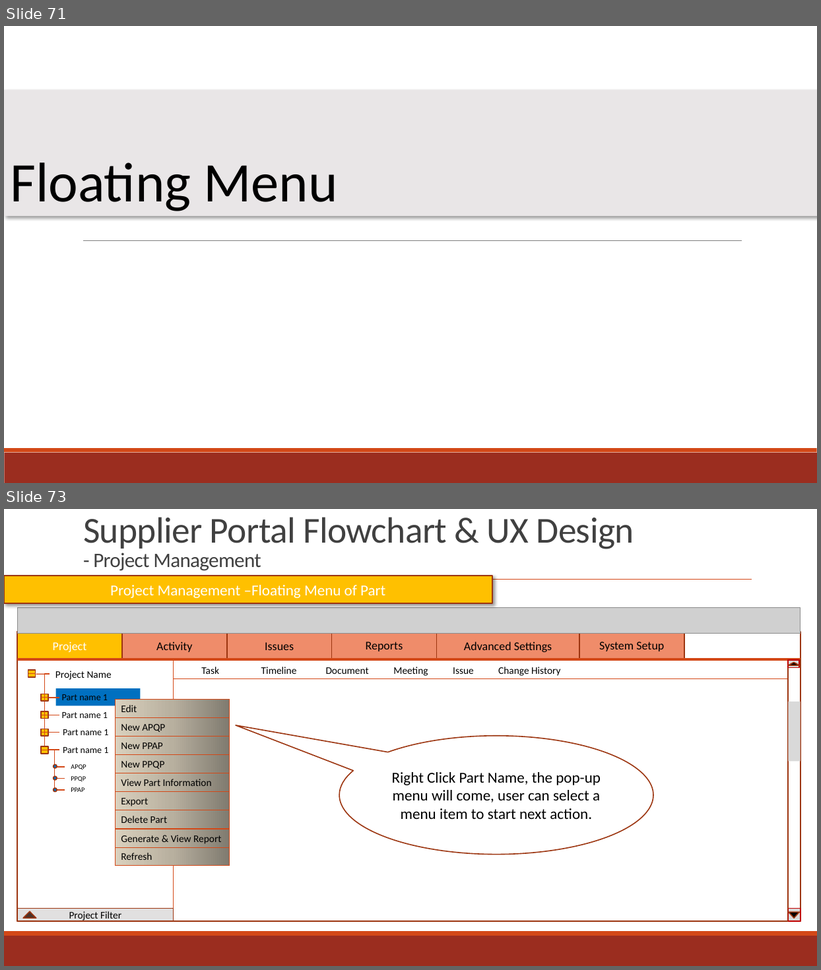
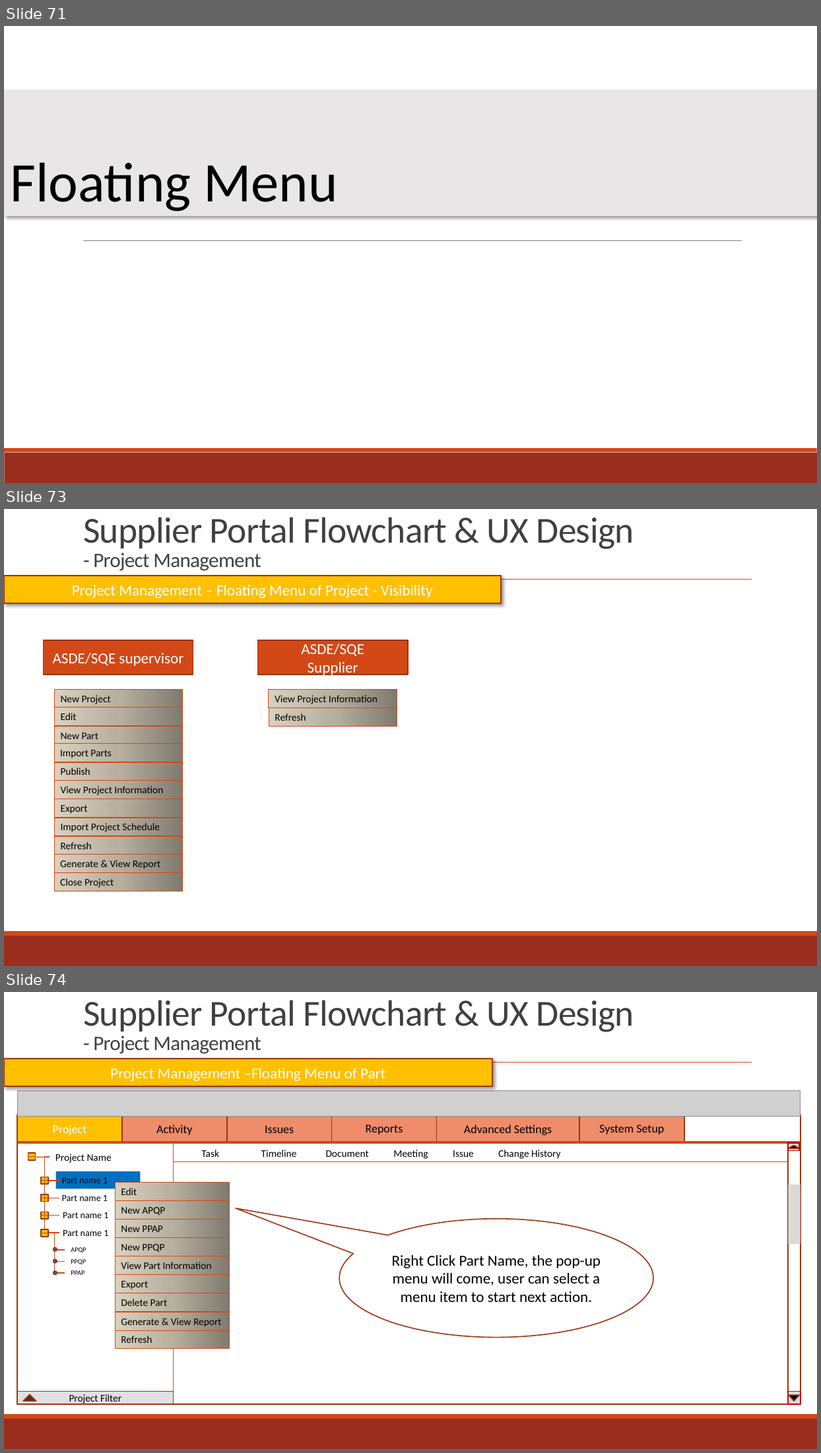
Before and after one commit to zyw9963/YFVE-supplier-portal, a slide deck: projects/YanFeng/02 System Design/User Stories/Flowcharts/Supplier FlowCharts & UX.pptx. Shown one above the other, each under a label of ours: slides 71 and 73 before the commit, slides 71, 73 and 74 after it; the slides between them are not shown. The pictures are 821x970 and 821x1453 pixels, drawn with LibreOffice and Linux fonts; fonts in the diff are those of the drawing; grey boxes stand for pictures. Boxes give left, top, right and bottom in pixels: in the first picture for what was removed or moved away, otherwise in the second. Text is boxed around its words. In the diff, an @@ line names an element or a change of style, - is before the commit and + after.

```diff
--- a/projects/YanFeng/02 System Design/User Stories/Flowcharts/Supplier FlowCharts & UX.pptx
+++ b/projects/YanFeng/02 System Design/User Stories/Flowcharts/Supplier FlowCharts & UX.pptx
@@ slide 73 added at (x1=4, y1=509, x2=817, y2=966), background #FFFFFF; not listed: 4 template elements that a slide beside it also shows @@
@@ title added at (x1=83, y1=517, x2=634, y2=571), 43.2 pt, text #404040 @@
+Supplier Portal Flowchart & UX Design
+- Project Management
@@ rectangle added at (x1=4, y1=576, x2=501, y2=603), fill #FFC000, outline #9C3511 1.25 pt, 18 pt, text #FFFFFF @@
+Project Management – Floating Menu of Project - Visibility
@@ rectangle added at (x1=43, y1=641, x2=193, y2=675), fill #D34817, outline #9C3511 1.25 pt, 18 pt, text #FFFFFF @@
+ASDE/SQE supervisor
@@ rectangle added at (x1=257, y1=641, x2=408, y2=675), fill #D34817, outline #9C3511 1.25 pt, 18 pt, text #FFFFFF @@
+ASDE/SQE
+Supplier
@@ rectangle added at (x1=269, y1=690, x2=397, y2=708), fill gradient #817C71 to #B7B0A1 to #D9D1BE, outline #D34817 0.75 pt, 12 pt, text #000000 @@
+View Project Information
@@ rectangle added at (x1=269, y1=708, x2=397, y2=727), fill gradient #817C71 to #B7B0A1 to #D9D1BE, outline #D34817 0.75 pt, 12 pt, text #000000 @@
+Refresh
@@ group added at (x1=54, y1=690, x2=183, y2=891): 11 rectangles @@
+New Project
+Edit
+New Part
+Publish
+View Project Information
+Export
+Import Project Schedule
+Refresh
+Close Project
+Generate & View Report
+Import Parts
@@ what was slide 73 is now slide 74 @@
```
Also in this commit, not shown: 35 slides changed, 11 other slides added, 2 other files.
